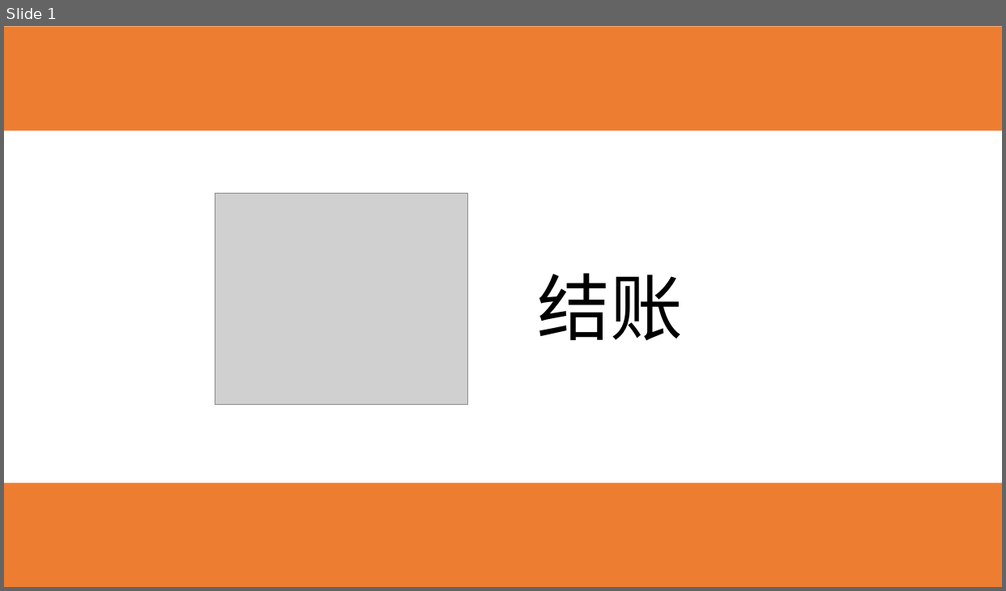
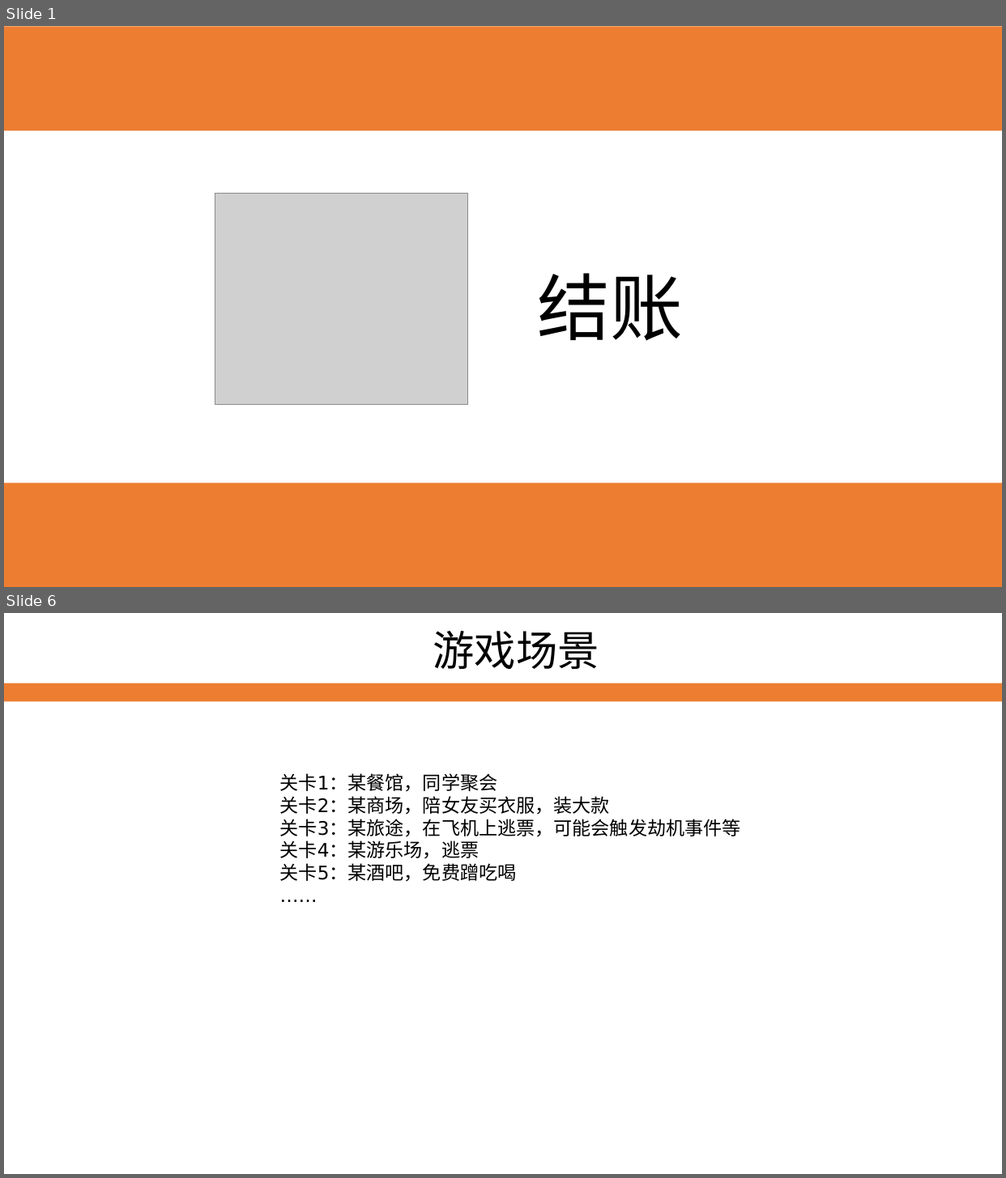
Before and after one commit to ThreePeopleGame/Death, a slide deck: Share/每周命题游戏设计/李硕/结账.pptx. Shown one above the other, each under a label of ours: slide 1 before the commit, slides 1 and 6 after it; the slides between them are not shown. The pictures are 1006x591 and 1006x1178 pixels, drawn with LibreOffice and Linux fonts; fonts in the diff are those of the drawing; grey boxes stand for pictures. Boxes give left, top, right and bottom in pixels: in the first picture for what was removed or moved away, otherwise in the second. Text is boxed around its words. In the diff, an @@ line names an element or a change of style, - is before the commit and + after.

```diff
--- a/Share/每周命题游戏设计/李硕/结账.pptx
+++ b/Share/每周命题游戏设计/李硕/结账.pptx
@@ slide 6 added at (4, 613, 1002, 1174), background #FFFFFF @@
@@ text added at (433, 631, 599, 670), 40 pt, text #000000 @@
+游戏场景
@@ rectangle added at (4, 683, 1002, 702), fill #ED7D31 @@
@@ text added at (280, 773, 741, 882), 18 pt, text #000000 @@
+关卡1：某餐馆，同学聚会
+关卡2：某商场，陪女友买衣服，装大款
+关卡3：某旅途，在飞机上逃票，可能会触发劫机事件等
+关卡4：某游乐场，逃票
+关卡5：某酒吧，免费蹭吃喝
+……
```
Also in this commit, not shown: 4 other slides added, 1 slide removed.
